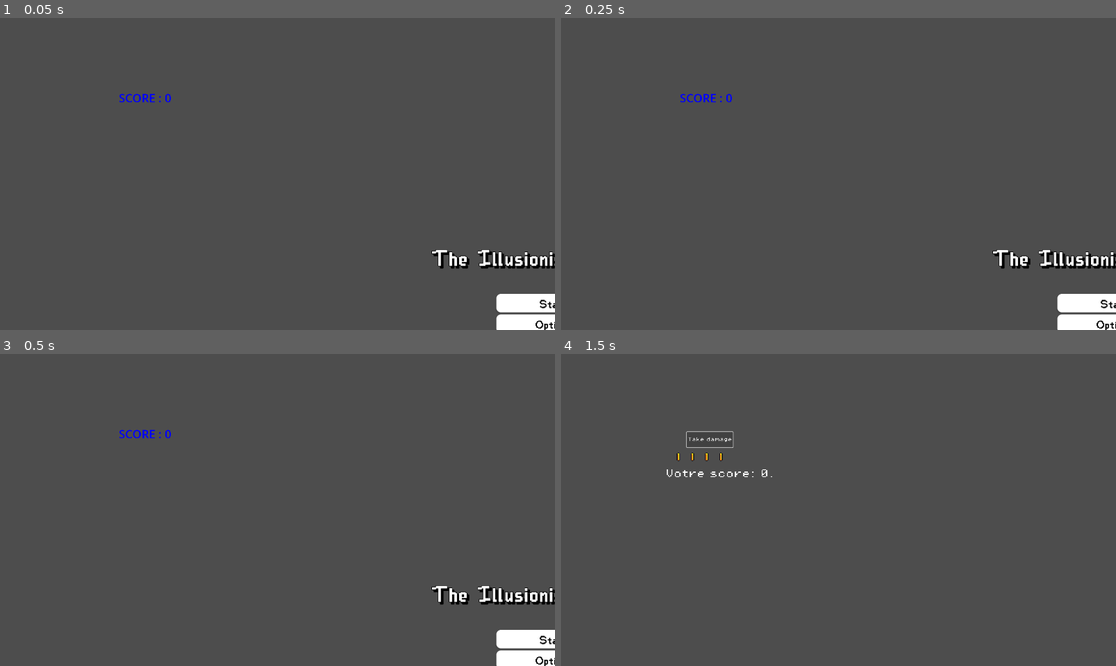
Above: before the commit, frames 1-4 (two rows, left to right).
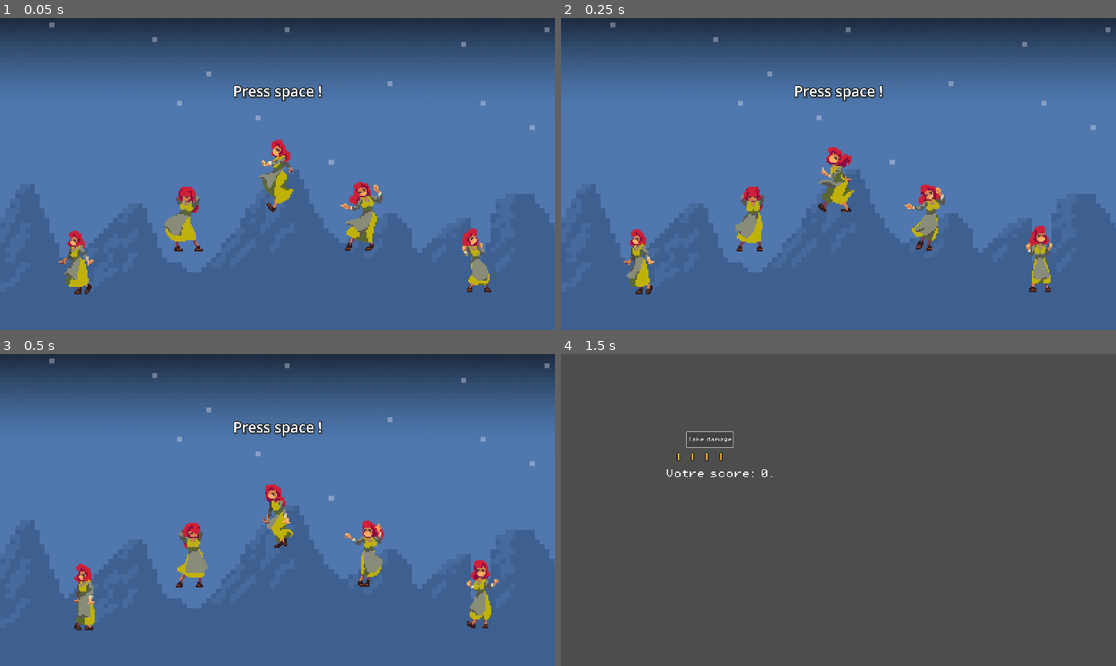
Above: after the commit, the same moments.

Repository: Priax/GameJamIllusion
Game: Godot game, scene res://scenes/minigame_audio.tscn
Two runs of this game, one before a commit and one after it. Both use one fixed random seed, a clock stepped at 60 frames per second and the inputs below. This scene is started directly instead of the project's main scene.
Inputs:
- Up to frame 1 (0.05 s): no input
- Up to frame 2 (0.25 s): no input
- Up to frame 3 (0.5 s): no input
- Up to frame 4 (1.5 s): click "Start" at 0.5 s; click "Take damage" at 1.25 s

The runs differ from the first frame. In frame 1, 100% of the frame differs, in the area x 0-100%, y 0-100%; in frame 2, 100%; in frame 3, 100%; in frame 4, nothing differs.

Commit message:
oe

Diff:
--- /dev/null
+++ b/gamejamillusion/scenes/desert.gd
@@ -0,0 +1 @@
+extends Node
--- a/gamejamillusion/scenes/minigame_audio.tscn
+++ b/gamejamillusion/scenes/minigame_audio.tscn
@@ -1,6 +1,12 @@
-[gd_scene load_steps=4 format=3 uid="uid://7mm73mclifgd"]
+[gd_scene load_steps=80 format=3 uid="uid://7mm73mclifgd"]
 
 [ext_resource type="Script" path="res://scripts/audio_game.gd" id="1_yb4qo"]
+[ext_resource type="Texture2D" uid="uid://ds2kuspusnqwn" path="res://assets/sprites/B1013-3.png" id="2_y1xkf"]
+[ext_resource type="Texture2D" uid="uid://ux7frseskvg" path="res://assets/sprites/dance/balancing.png" id="3_i1whv"]
+[ext_resource type="Texture2D" uid="uid://crxvxst0scuao" path="res://assets/sprites/dance/hips.png" id="4_bek3d"]
+[ext_resource type="Texture2D" uid="uid://bv1mbqvu370gy" path="res://assets/sprites/dance/skip.png" id="5_gkcii"]
+[ext_resource type="Texture2D" uid="uid://dmg754iybokqe" path="res://assets/sprites/dance/slide.png" id="6_5w0r7"]
+[ext_resource type="Texture2D" uid="uid://p4pgetc6s82u" path="res://assets/sprites/dance/snap.png" id="7_r7es2"]
 
 [sub_resource type="LabelSettings" id="LabelSettings_gaare"]
 font_size = 40
@@ -9,6 +15,501 @@
 [sub_resource type="LabelSettings" id="LabelSettings_qwvqq"]
 font_size = 40
 font_color = Color(0, 0, 1, 1)
+
+[sub_resource type="AtlasTexture" id="AtlasTexture_j4vgj"]
+atlas = ExtResource("3_i1whv")
+region = Rect2(0, 0, 39, 53)
+
+[sub_resource type="AtlasTexture" id="AtlasTexture_3xlgm"]
+atlas = ExtResource("3_i1whv")
+region = Rect2(39, 0, 39, 53)
+
+[sub_resource type="AtlasTexture" id="AtlasTexture_x08dp"]
+atlas = ExtResource("3_i1whv")
+region = Rect2(78, 0, 39, 53)
+
+[sub_resource type="AtlasTexture" id="AtlasTexture_2jaci"]
+atlas = ExtResource("3_i1whv")
+region = Rect2(117, 0, 39, 53)
+
+[sub_resource type="AtlasTexture" id="AtlasTexture_l42db"]
+atlas = ExtResource("3_i1whv")
+region = Rect2(156, 0, 39, 53)
+
+[sub_resource type="AtlasTexture" id="AtlasTexture_3iww3"]
+atlas = ExtResource("3_i1whv")
+region = Rect2(195, 0, 39, 53)
+
+[sub_resource type="AtlasTexture" id="AtlasTexture_3jwch"]
+atlas = ExtResource("3_i1whv")
+region = Rect2(234, 0, 39, 53)
+
+[sub_resource type="AtlasTexture" id="AtlasTexture_6hndm"]
+atlas = ExtResource("3_i1whv")
+region = Rect2(273, 0, 39, 53)
+
+[sub_resource type="AtlasTexture" id="AtlasTexture_kcbda"]
+atlas = ExtResource("4_bek3d")
+region = Rect2(0, 0, 39, 53)
+
+[sub_resource type="AtlasTexture" id="AtlasTexture_0el4p"]
+atlas = ExtResource("4_bek3d")
+region = Rect2(39, 0, 39, 53)
+
+[sub_resource type="AtlasTexture" id="AtlasTexture_lpgv1"]
+atlas = ExtResource("4_bek3d")
+region = Rect2(78, 0, 39, 53)
+
+[sub_resource type="AtlasTexture" id="AtlasTexture_yu61j"]
+atlas = ExtResource("4_bek3d")
+region = Rect2(117, 0, 39, 53)
+
+[sub_resource type="AtlasTexture" id="AtlasTexture_ep1a2"]
+atlas = ExtResource("4_bek3d")
+region = Rect2(156, 0, 39, 53)
+
+[sub_resource type="AtlasTexture" id="AtlasTexture_w5tr6"]
+atlas = ExtResource("4_bek3d")
+region = Rect2(195, 0, 39, 53)
+
+[sub_resource type="AtlasTexture" id="AtlasTexture_lca4r"]
+atlas = ExtResource("4_bek3d")
+region = Rect2(234, 0, 39, 53)
+
+[sub_resource type="AtlasTexture" id="AtlasTexture_o6pld"]
+atlas = ExtResource("4_bek3d")
+region = Rect2(273, 0, 39, 53)
+
+[sub_resource type="AtlasTexture" id="AtlasTexture_41pgf"]
+atlas = ExtResource("5_gkcii")
+region = Rect2(0, 0, 39, 53)
+
+[sub_resource type="AtlasTexture" id="AtlasTexture_qfo3d"]
+atlas = ExtResource("5_gkcii")
+region = Rect2(39, 0, 39, 53)
+
+[sub_resource type="AtlasTexture" id="AtlasTexture_8gbmh"]
+atlas = ExtResource("5_gkcii")
+region = Rect2(78, 0, 39, 53)
+
+[sub_resource type="AtlasTexture" id="AtlasTexture_2b2g8"]
+atlas = ExtResource("5_gkcii")
+region = Rect2(117, 0, 39, 53)
+
+[sub_resource type="AtlasTexture" id="AtlasTexture_a56kw"]
+atlas = ExtResource("5_gkcii")
+region = Rect2(156, 0, 39, 53)
+
+[sub_resource type="AtlasTexture" id="AtlasTexture_adgib"]
+atlas = ExtResource("5_gkcii")
+region = Rect2(195, 0, 39, 53)
+
+[sub_resource type="AtlasTexture" id="AtlasTexture_gcsoo"]
+atlas = ExtResource("5_gkcii")
+region = Rect2(234, 0, 39, 53)
+
+[sub_resource type="AtlasTexture" id="AtlasTexture_obfhq"]
+atlas = ExtResource("5_gkcii")
+region = Rect2(273, 0, 39, 53)
+
+[sub_resource type="AtlasTexture" id="AtlasTexture_xstkh"]
+atlas = ExtResource("6_5w0r7")
+region = Rect2(0, 0, 39, 53)
+
+[sub_resource type="AtlasTexture" id="AtlasTexture_jm55g"]
+atlas = ExtResource("6_5w0r7")
+region = Rect2(39, 0, 39, 53)
+
+[sub_resource type="AtlasTexture" id="AtlasTexture_ma1a0"]
+atlas = ExtResource("6_5w0r7")
+region = Rect2(78, 0, 39, 53)
+
+[sub_resource type="AtlasTexture" id="AtlasTexture_w32u4"]
+atlas = ExtResource("6_5w0r7")
+region = Rect2(117, 0, 39, 53)
+
+[sub_resource type="AtlasTexture" id="AtlasTexture_afdjt"]
+atlas = ExtResource("6_5w0r7")
+region = Rect2(156, 0, 39, 53)
+
+[sub_resource type="AtlasTexture" id="AtlasTexture_hcyb3"]
+atlas = ExtResource("6_5w0r7")
+region = Rect2(195, 0, 39, 53)
+
+[sub_resource type="AtlasTexture" id="AtlasTexture_impty"]
+atlas = ExtResource("6_5w0r7")
+region = Rect2(234, 0, 39, 53)
+
+[sub_resource type="AtlasTexture" id="AtlasTexture_f8244"]
+atlas = ExtResource("6_5w0r7")
+region = Rect2(273, 0, 39, 53)
+
+[sub_resource type="SpriteFrames" id="SpriteFrames_llc2w"]
+animations = [{
+"frames": [{
+"duration": 1.0,
+"texture": SubResource("AtlasTexture_j4vgj")
+}, {
+"duration": 1.0,
+"texture": SubResource("AtlasTexture_3xlgm")
+}, {
+"duration": 1.0,
+"texture": SubResource("AtlasTexture_x08dp")
+}, {
+"duration": 1.0,
+"texture": SubResource("AtlasTexture_2jaci")
+}, {
+"duration": 1.0,
+"texture": SubResource("AtlasTexture_l42db")
+}, {
+"duration": 1.0,
+"texture": SubResource("AtlasTexture_3iww3")
+}, {
+"duration": 1.0,
+"texture": SubResource("AtlasTexture_3jwch")
+}, {
+"duration": 1.0,
+"texture": SubResource("AtlasTexture_6hndm")
+}, {
+"duration": 1.0,
+"texture": SubResource("AtlasTexture_kcbda")
+}, {
+"duration": 1.0,
+"texture": SubResource("AtlasTexture_0el4p")
+}, {
+"duration": 1.0,
+"texture": SubResource("AtlasTexture_lpgv1")
+}, {
+"duration": 1.0,
+"texture": SubResource("AtlasTexture_yu61j")
+}, {
+"duration": 1.0,
+"texture": SubResource("AtlasTexture_ep1a2")
+}, {
+"duration": 1.0,
+"texture": SubResource("AtlasTexture_w5tr6")
+}, {
+"duration": 1.0,
+"texture": SubResource("AtlasTexture_lca4r")
+}, {
+"duration": 1.0,
+"texture": SubResource("AtlasTexture_o6pld")
+}, {
+"duration": 1.0,
+"texture": SubResource("AtlasTexture_41pgf")
+}, {
+"duration": 1.0,
+"texture": SubResource("AtlasTexture_qfo3d")
+}, {
+"duration": 1.0,
+"texture": SubResource("AtlasTexture_8gbmh")
+}, {
+"duration": 1.0,
+"texture": SubResource("AtlasTexture_2b2g8")
+}, {
+"duration": 1.0,
+"texture": SubResource("AtlasTexture_a56kw")
+}, {
+"duration": 1.0,
+"texture": SubResource("AtlasTexture_adgib")
+}, {
+"duration": 1.0,
+"texture": SubResource("AtlasTexture_gcsoo")
+}, {
+"duration": 1.0,
+"texture": SubResource("AtlasTexture_obfhq")
+}, {
+"duration": 1.0,
+"texture": SubResource("AtlasTexture_xstkh")
+}, {
+"duration": 1.0,
+"texture": SubResource("AtlasTexture_jm55g")
+}, {
+"duration": 1.0,
+"texture": SubResource("AtlasTexture_ma1a0")
+}, {
+"duration": 1.0,
+"texture": SubResource("AtlasTexture_w32u4")
+}, {
+"duration": 1.0,
+"texture": SubResource("AtlasTexture_afdjt")
+}, {
+"duration": 1.0,
+"texture": SubResource("AtlasTexture_hcyb3")
+}, {
+"duration": 1.0,
+"texture": SubResource("AtlasTexture_impty")
+}, {
+"duration": 1.0,
+"texture": SubResource("AtlasTexture_f8244")
+}],
+"loop": true,
+"name": &"default",
+"speed": 6.0
+}]
+
+[sub_resource type="AtlasTexture" id="AtlasTexture_nwlvt"]
+atlas = ExtResource("4_bek3d")
+region = Rect2(0, 0, 39, 53)
+
+[sub_resource type="AtlasTexture" id="AtlasTexture_7qgrm"]
+atlas = ExtResource("4_bek3d")
+region = Rect2(39, 0, 39, 53)
+
+[sub_resource type="AtlasTexture" id="AtlasTexture_oo3hc"]
+atlas = ExtResource("4_bek3d")
+region = Rect2(78, 0, 39, 53)
+
+[sub_resource type="AtlasTexture" id="AtlasTexture_w2g3m"]
+atlas = ExtResource("4_bek3d")
+region = Rect2(117, 0, 39, 53)
+
+[sub_resource type="AtlasTexture" id="AtlasTexture_olvme"]
+atlas = ExtResource("4_bek3d")
+region = Rect2(156, 0, 39, 53)
+
+[sub_resource type="AtlasTexture" id="AtlasTexture_r85qi"]
+atlas = ExtResource("4_bek3d")
+region = Rect2(195, 0, 39, 53)
+
+[sub_resource type="AtlasTexture" id="AtlasTexture_tsgoy"]
+atlas = ExtResource("4_bek3d")
+region = Rect2(234, 0, 39, 53)
+
+[sub_resource type="AtlasTexture" id="AtlasTexture_rxyvt"]
+atlas = ExtResource("4_bek3d")
+region = Rect2(273, 0, 39, 53)
+
+[sub_resource type="SpriteFrames" id="SpriteFrames_7vw2k"]
+animations = [{
+"frames": [{
+"duration": 1.0,
+"texture": SubResource("AtlasTexture_nwlvt")
+}, {
+"duration": 1.0,
+"texture": SubResource("AtlasTexture_7qgrm")
+}, {
+"duration": 1.0,
+"texture": SubResource("AtlasTexture_oo3hc")
+}, {
+"duration": 1.0,
+"texture": SubResource("AtlasTexture_w2g3m")
+}, {
+"duration": 1.0,
+"texture": SubResource("AtlasTexture_olvme")
+}, {
+"duration": 1.0,
+"texture": SubResource("AtlasTexture_r85qi")
+}, {
+"duration": 1.0,
+"texture": SubResource("AtlasTexture_tsgoy")
+}, {
+"duration": 1.0,
+"texture": SubResource("AtlasTexture_rxyvt")
+}],
+"loop": true,
+"name": &"default",
+"speed": 5.0
+}]
+
+[sub_resource type="AtlasTexture" id="AtlasTexture_5ell8"]
+atlas = ExtResource("5_gkcii")
+region = Rect2(0, 0, 39, 53)
+
+[sub_resource type="AtlasTexture" id="AtlasTexture_56gs0"]
+atlas = ExtResource("5_gkcii")
+region = Rect2(39, 0, 39, 53)
+
+[sub_resource type="AtlasTexture" id="AtlasTexture_yt8t6"]
+atlas = ExtResource("5_gkcii")
+region = Rect2(78, 0, 39, 53)
+
+[sub_resource type="AtlasTexture" id="AtlasTexture_hc7ai"]
+atlas = ExtResource("5_gkcii")
+region = Rect2(117, 0, 39, 53)
+
+[sub_resource type="AtlasTexture" id="AtlasTexture_6psk5"]
+atlas = ExtResource("5_gkcii")
+region = Rect2(156, 0, 39, 53)
+
+[sub_resource type="AtlasTexture" id="AtlasTexture_74kjr"]
+atlas = ExtResource("5_gkcii")
+region = Rect2(195, 0, 39, 53)
+
+[sub_resource type="AtlasTexture" id="AtlasTexture_k2n3q"]
+atlas = ExtResource("5_gkcii")
+region = Rect2(234, 0, 39, 53)
+
+[sub_resource type="AtlasTexture" id="AtlasTexture_14a5m"]
+atlas = ExtResource("5_gkcii")
+region = Rect2(273, 0, 39, 53)
+
+[sub_resource type="SpriteFrames" id="SpriteFrames_8sc77"]
+animations = [{
+"frames": [{
+"duration": 1.0,
+"texture": SubResource("AtlasTexture_5ell8")
+}, {
+"duration": 1.0,
+"texture": SubResource("AtlasTexture_56gs0")
+}, {
+"duration": 1.0,
+"texture": SubResource("AtlasTexture_yt8t6")
+}, {
+"duration": 1.0,
+"texture": SubResource("AtlasTexture_hc7ai")
+}, {
+"duration": 1.0,
+"texture": SubResource("AtlasTexture_6psk5")
+}, {
+"duration": 1.0,
+"texture": SubResource("AtlasTexture_74kjr")
+}, {
+"duration": 1.0,
+"texture": SubResource("AtlasTexture_k2n3q")
+}, {
+"duration": 1.0,
+"texture": SubResource("AtlasTexture_14a5m")
+}],
+"loop": true,
+"name": &"default",
+"speed": 5.0
+}]
+
+[sub_resource type="AtlasTexture" id="AtlasTexture_orpwm"]
+atlas = ExtResource("6_5w0r7")
+region = Rect2(0, 0, 39, 53)
+
+[sub_resource type="AtlasTexture" id="AtlasTexture_vdin5"]
+atlas = ExtResource("6_5w0r7")
+region = Rect2(39, 0, 39, 53)
+
+[sub_resource type="AtlasTexture" id="AtlasTexture_4niy1"]
+atlas = ExtResource("6_5w0r7")
+region = Rect2(78, 0, 39, 53)
+
+[sub_resource type="AtlasTexture" id="AtlasTexture_unif8"]
+atlas = ExtResource("6_5w0r7")
+region = Rect2(117, 0, 39, 53)
+
+[sub_resource type="AtlasTexture" id="AtlasTexture_3xwub"]
+atlas = ExtResource("6_5w0r7")
+region = Rect2(156, 0, 39, 53)
+
+[sub_resource type="AtlasTexture" id="AtlasTexture_e5dtm"]
+atlas = ExtResource("6_5w0r7")
+region = Rect2(195, 0, 39, 53)
+
+[sub_resource type="AtlasTexture" id="AtlasTexture_hbexi"]
+atlas = ExtResource("6_5w0r7")
+region = Rect2(234, 0, 39, 53)
+
+[sub_resource type="AtlasTexture" id="AtlasTexture_wy52v"]
+atlas = ExtResource("6_5w0r7")
+region = Rect2(273, 0, 39, 53)
+
+[sub_resource type="SpriteFrames" id="SpriteFrames_3ucoc"]
+animations = [{
+"frames": [{
+"duration": 1.0,
+"texture": SubResource("AtlasTexture_orpwm")
+}, {
+"duration": 1.0,
+"texture": SubResource("AtlasTexture_vdin5")
+}, {
+"duration": 1.0,
+"texture": SubResource("AtlasTexture_4niy1")
+}, {
+"duration": 1.0,
+"texture": SubResource("AtlasTexture_unif8")
+}, {
+"duration": 1.0,
+"texture": SubResource("AtlasTexture_3xwub")
+}, {
+"duration": 1.0,
+"texture": SubResource("AtlasTexture_e5dtm")
+}, {
+"duration": 1.0,
+"texture": SubResource("AtlasTexture_hbexi")
+}, {
+"duration": 1.0,
+"texture": SubResource("AtlasTexture_wy52v")
+}],
+"loop": true,
+"name": &"default",
+"speed": 5.0
+}]
+
+[sub_resource type="AtlasTexture" id="AtlasTexture_do4tp"]
+atlas = ExtResource("7_r7es2")
+region = Rect2(0, 0, 39, 53)
+
+[sub_resource type="AtlasTexture" id="AtlasTexture_ux4ps"]
+atlas = ExtResource("7_r7es2")
+region = Rect2(39, 0, 39, 53)
+
+[sub_resource type="AtlasTexture" id="AtlasTexture_f3lo8"]
+atlas = ExtResource("7_r7es2")
+region = Rect2(78, 0, 39, 53)
+
+[sub_resource type="AtlasTexture" id="AtlasTexture_sktje"]
+atlas = ExtResource("7_r7es2")
+region = Rect2(117, 0, 39, 53)
+
+[sub_resource type="AtlasTexture" id="AtlasTexture_idtq2"]
+atlas = ExtResource("7_r7es2")
+region = Rect2(156, 0, 39, 53)
+
+[sub_resource type="AtlasTexture" id="AtlasTexture_qetlm"]
+atlas = ExtResource("7_r7es2")
+region = Rect2(195, 0, 39, 53)
+
+[sub_resource type="AtlasTexture" id="AtlasTexture_qfoqv"]
+atlas = ExtResource("7_r7es2")
+region = Rect2(234, 0, 39, 53)
+
+[sub_resource type="AtlasTexture" id="AtlasTexture_mkhwo"]
+atlas = ExtResource("7_r7es2")
+region = Rect2(273, 0, 39, 53)
+
+[sub_resource type="SpriteFrames" id="SpriteFrames_d8jvm"]
+animations = [{
+"frames": [{
+"duration": 1.0,
+"texture": SubResource("AtlasTexture_do4tp")
+}, {
+"duration": 1.0,
+"texture": SubResource("AtlasTexture_ux4ps")
+}, {
+"duration": 1.0,
+"texture": SubResource("AtlasTexture_f3lo8")
+}, {
+"duration": 1.0,
+"texture": SubResource("AtlasTexture_sktje")
+}, {
+"duration": 1.0,
+"texture": SubResource("AtlasTexture_idtq2")
+}, {
+"duration": 1.0,
+"texture": SubResource("AtlasTexture_qetlm")
+}, {
+"duration": 1.0,
+"texture": SubResource("AtlasTexture_qfoqv")
+}, {
+"duration": 1.0,
+"texture": SubResource("AtlasTexture_mkhwo")
+}],
+"loop": true,
+"name": &"default",
+"speed": 5.0
+}]
+
+[sub_resource type="LabelSettings" id="LabelSettings_2sf3x"]
+font_size = 50
+outline_size = 5
+outline_color = Color(0, 0, 0, 1)
+shadow_size = 20
+shadow_color = Color(0.174626, 0.174626, 0.174626, 0.603922)
 
 [node name="AudioGame" type="Node2D"]
 script = ExtResource("1_yb4qo")
@@ -30,8 +531,59 @@
 autostart = true
 
 [node name="Score" type="Label" parent="."]
-offset_left = -544.0
-offset_top = -269.0
-offset_right = -503.0
-offset_bottom = -214.0
+offset_left = -444.0
+offset_top = -228.0
+offset_right = -403.0
+offset_bottom = -173.0
 label_settings = SubResource("LabelSettings_qwvqq")
+metadata/_edit_use_anchors_ = true
+
+[node name="B1013-3" type="Sprite2D" parent="."]
+position = Vector2(13, 23)
+scale = Vector2(4.23926, 4.23926)
+texture = ExtResource("2_y1xkf")
+
+[node name="Dance1" type="CharacterBody2D" parent="."]
+
+[node name="AnimatedSprite2D" type="AnimatedSprite2D" parent="Dance1"]
+position = Vector2(-675, 306)
+scale = Vector2(5, 5)
+sprite_frames = SubResource("SpriteFrames_llc2w")
+autoplay = "default"
+frame_progress = 0.383569
+
+[node name="Dance2" type="CharacterBody2D" parent="."]
+
+[node name="AnimatedSprite2D" type="AnimatedSprite2D" parent="Dance2"]
+position = Vector2(-300, 158)
+scale = Vector2(5, 5)
+sprite_frames = SubResource("SpriteFrames_7vw2k")
+
+[node name="Dance3" type="CharacterBody2D" parent="."]
+
+[node name="AnimatedSprite2D" type="AnimatedSprite2D" parent="Dance3"]
+position = Vector2(6.00001, 21)
+scale = Vector2(5, 5)
+sprite_frames = SubResource("SpriteFrames_8sc77")
+
+[node name="Dance4" type="CharacterBody2D" parent="."]
+
+[node name="AnimatedSprite2D" type="AnimatedSprite2D" parent="Dance4"]
+position = Vector2(286, 156)
+scale = Vector2(5, 5)
+sprite_frames = SubResource("SpriteFrames_3ucoc")
+
+[node name="Dance5" type="CharacterBody2D" parent="."]
+
+[node name="AnimatedSprite2D" type="AnimatedSprite2D" parent="Dance5"]
+position = Vector2(697, 299)
+scale = Vector2(5, 5)
+sprite_frames = SubResource("SpriteFrames_d8jvm")
+
+[node name="Txt" type="Label" parent="."]
+offset_left = -149.0
+offset_top = -300.0
+offset_right = 159.0
+offset_bottom = -231.0
+text = "Press space !"
+label_settings = SubResource("LabelSettings_2sf3x")
--- a/gamejamillusion/scripts/audio_game.gd
+++ b/gamejamillusion/scripts/audio_game.gd
@@ -3,6 +3,11 @@
 @onready var audio_player : AudioStreamPlayer2D = $AudioStreamPlayer2D
 @onready var timer : Timer = $AudioTimer
 @onready var score_label : Label = $Score
+@onready var dance1 : AnimatedSprite2D = $Dance1/AnimatedSprite2D
+@onready var dance2 : AnimatedSprite2D = $Dance2/AnimatedSprite2D
+@onready var dance3 : AnimatedSprite2D = $Dance3/AnimatedSprite2D
+@onready var dance4 : AnimatedSprite2D = $Dance4/AnimatedSprite2D
+@onready var dance5 : AnimatedSprite2D = $Dance5/AnimatedSprite2D
 
 var direction : Vector2 = Vector2(1, 0)
 var speed : float = 1000
@@ -21,6 +26,7 @@
 func _ready() -> void:
 	load_sounds_from_directory("res://assets/audiogame/")
 	setup_sound()
+	setup_dance()
 
 func _process(delta : float) -> void:
 	if game_over:
@@ -28,6 +34,13 @@
 	update_sound_position(delta)
 	update_player()
 	update_score_display()
+
+func setup_dance() -> void:
+	dance1.play("default")
+	dance2.play("default")
+	dance3.play("default")
+	dance4.play("default")
+	dance5.play("default")
 
 func update_player() -> void:
 	if (Input.is_action_just_pressed("ui_select")) and !game_over:
Binary file added: gamejamillusion/assets/sprites/Animated/Strip And GIF/GIF_2FPS/space1_4-frames.gif
Binary file added: gamejamillusion/assets/sprites/Animated/Strip And GIF/GIF_2FPS/space2_4-frames.gif
Binary file added: gamejamillusion/assets/sprites/Animated/Strip And GIF/GIF_2FPS/space3_4-frames.gif
Binary file added: gamejamillusion/assets/sprites/Animated/Strip And GIF/GIF_2FPS/space4_4-frames.gif
Binary file added: gamejamillusion/assets/sprites/Animated/Strip And GIF/GIF_2FPS/space6_4-frames.gif
Binary file added: gamejamillusion/assets/sprites/Animated/Strip And GIF/GIF_2FPS/space7_4-frames.gif
Binary file added: gamejamillusion/assets/sprites/Animated/Strip And GIF/GIF_2FPS/space8_4-frames.gif
Binary file added: gamejamillusion/assets/sprites/Animated/Strip And GIF/GIF_2FPS/space9_4-frames.gif
Binary file added: gamejamillusion/assets/sprites/Animated/Strip And GIF/GIF_4FPS/space1_4-frames.gif
Binary file added: gamejamillusion/assets/sprites/Animated/Strip And GIF/GIF_4FPS/space2_4-frames.gif
Binary file added: gamejamillusion/assets/sprites/Animated/Strip And GIF/GIF_4FPS/space3_4-frames.gif
Binary file added: gamejamillusion/assets/sprites/Animated/Strip And GIF/GIF_4FPS/space4_4-frames.gif
(and 115 more such lines)
